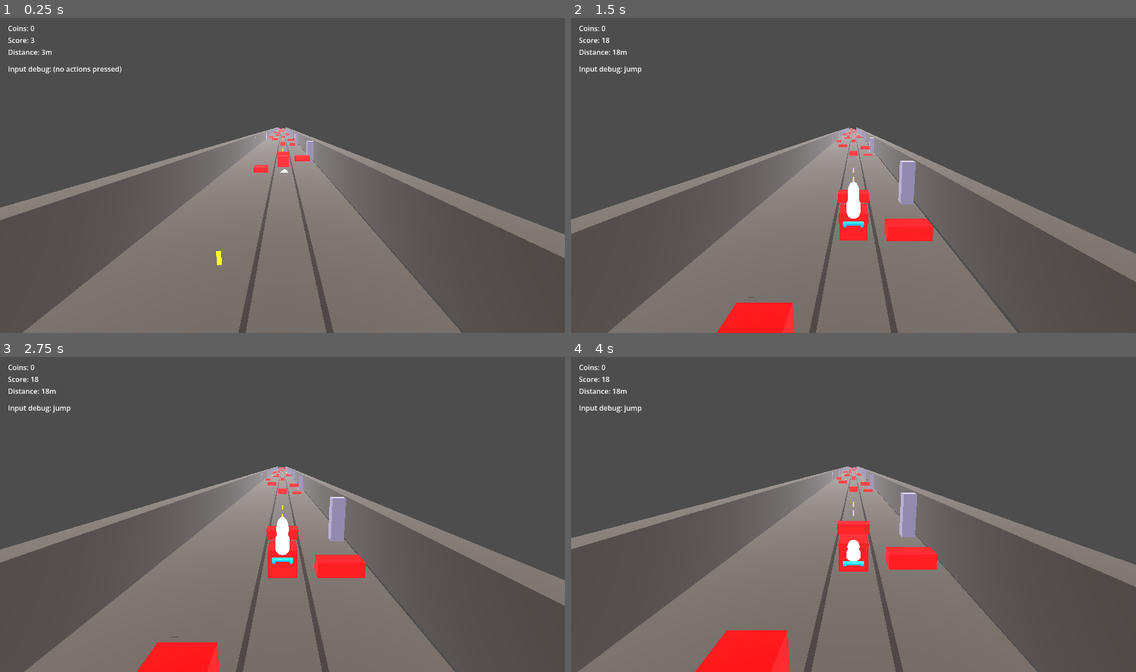
Above: before the commit, frames 1-4 (two rows, left to right).
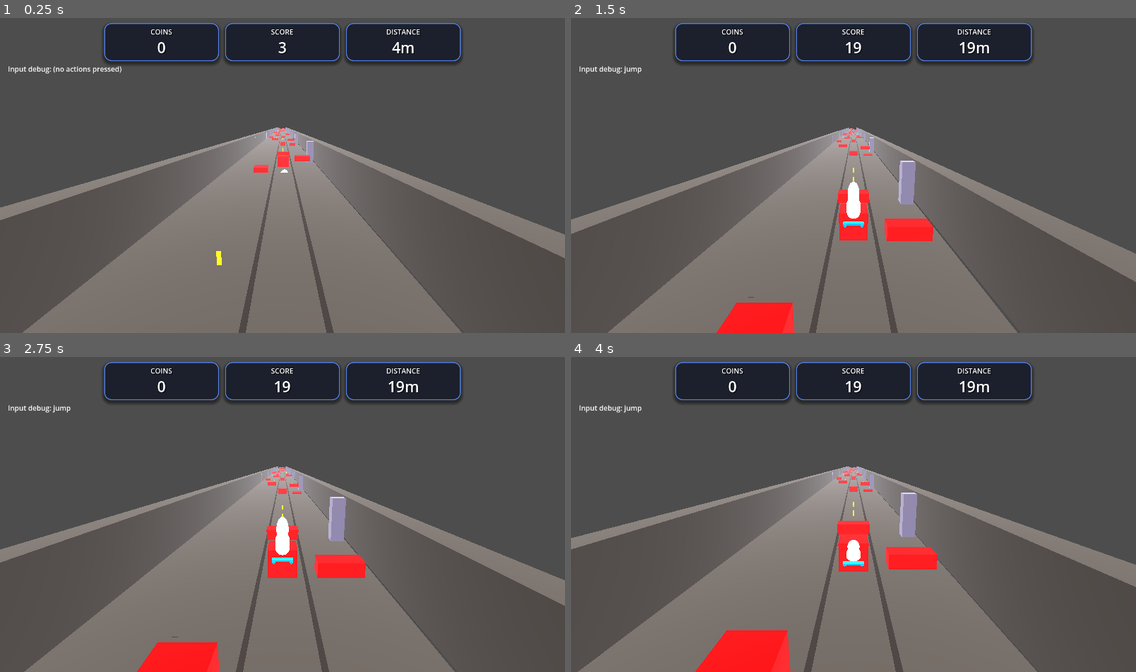
Above: after the commit, the same moments.

Repository: AlexXaya/SkateKnight
Game: Godot game, scene res://scenes/main.tscn
The game is run twice, just before and just after one commit, with the same random seed, the same clock (stepped at 60 frames per second) and the same inputs.
Inputs:
- Up to frame 1 (0.25 s): no input
- Up to frame 2 (1.5 s): hold Up from 0.53 s (still down); tap Shift (boost) at 0.6 s; tap W (jump) at 0.77 s; tap S (slide) at 1.35 s
- Up to frame 3 (2.75 s): keep holding Up; tap W (jump) at 1.52 s; tap Space at 2.1 s
- Up to frame 4 (4 s): keep holding Up; tap Enter at 2.75 s; tap Shift (boost) at 2.85 s; tap W (jump) at 3.02, 3.77 s; tap Space at 3.5 s; tap S (slide) at 3.6 s

The runs differ from the first frame. In frame 1, 8.2% of the frame differs, in the area x 1-82%, y 1-15%; in frame 2, 8.2%; in frame 3, 8.2%; in frame 4, 8.2%.

Commit message:
Improve HUD stats bar.
Adds a centered, resolution-independent stats bar with boxed coin/score/distance and smooth count-up; crashing into obstacles no longer ends the run.

Made-with: Cursor

Diff:
--- a/scenes/main.tscn
+++ b/scenes/main.tscn
@@ -27,6 +27,25 @@
 [sub_resource type="BoxMesh" id="BoxMesh_cub"]
 size = Vector3(1.25, 1.25, 1.25)
 
+[sub_resource type="StyleBoxFlat" id="StyleBoxFlat_stats"]
+bg_color = Color(0.1, 0.12, 0.18, 0.85)
+border_color = Color(0.35, 0.55, 1, 0.9)
+border_width_left = 2
+border_width_top = 2
+border_width_right = 2
+border_width_bottom = 2
+corner_radius_top_left = 16
+corner_radius_top_right = 16
+corner_radius_bottom_left = 16
+corner_radius_bottom_right = 16
+content_margin_left = 0.0
+content_margin_top = 0.0
+content_margin_right = 0.0
+content_margin_bottom = 0.0
+shadow_color = Color(0, 0, 0, 0.45)
+shadow_size = 8
+shadow_offset = Vector2(0, 5)
+
 [node name="Main" type="Node3D"]
 
 [node name="Sun" type="DirectionalLight3D" parent="."]
@@ -98,28 +117,100 @@
 anchors_preset = 15
 offset_left = 0.0
 offset_top = 0.0
-offset_right = 1280.0
-offset_bottom = 720.0
+offset_right = 0.0
+offset_bottom = 0.0
 
 [node name="Margin" type="MarginContainer" parent="HUD/HUD"]
 layout_mode = 1
-anchors_preset = 15
+anchors_preset = 10
 offset_left = 18.0
 offset_top = 18.0
-offset_right = 1262.0
-offset_bottom = 702.0
+offset_right = -18.0
+offset_bottom = 0.0
 
 [node name="VBox" type="VBoxContainer" parent="HUD/HUD/Margin"]
 layout_mode = 2
-
-[node name="Coins" type="Label" parent="HUD/HUD/Margin/VBox"]
-text = "Coins: 0"
-
-[node name="Score" type="Label" parent="HUD/HUD/Margin/VBox"]
-text = "Score: 0"
-
-[node name="Distance" type="Label" parent="HUD/HUD/Margin/VBox"]
-text = "Distance: 0m"
+size_flags_horizontal = 3
+
+[node name="TopStatsCenter" type="CenterContainer" parent="HUD/HUD/Margin/VBox"]
+layout_mode = 2
+size_flags_horizontal = 3
+
+[node name="TopStats" type="HBoxContainer" parent="HUD/HUD/Margin/VBox/TopStatsCenter"]
+theme_override_constants/separation = 14
+
+[node name="CoinsBox" type="PanelContainer" parent="HUD/HUD/Margin/VBox/TopStatsCenter/TopStats"]
+custom_minimum_size = Vector2(260, 0)
+theme_override_styles/panel = SubResource("StyleBoxFlat_stats")
+
+[node name="Pad" type="MarginContainer" parent="HUD/HUD/Margin/VBox/TopStatsCenter/TopStats/CoinsBox"]
+theme_override_constants/margin_left = 14
+theme_override_constants/margin_top = 6
+theme_override_constants/margin_right = 14
+theme_override_constants/margin_bottom = 6
+
+[node name="VBox" type="VBoxContainer" parent="HUD/HUD/Margin/VBox/TopStatsCenter/TopStats/CoinsBox/Pad"]
+theme_override_constants/separation = 0
+
+[node name="Title" type="Label" parent="HUD/HUD/Margin/VBox/TopStatsCenter/TopStats/CoinsBox/Pad/VBox"]
+text = "COINS"
+horizontal_alignment = 1
+theme_override_font_sizes/font_size = 16
+
+[node name="Value" type="Label" parent="HUD/HUD/Margin/VBox/TopStatsCenter/TopStats/CoinsBox/Pad/VBox"]
+text = "0"
+horizontal_alignment = 1
+theme_override_font_sizes/font_size = 34
+
+[node name="ScoreBox" type="PanelContainer" parent="HUD/HUD/Margin/VBox/TopStatsCenter/TopStats"]
+custom_minimum_size = Vector2(260, 0)
+theme_override_styles/panel = SubResource("StyleBoxFlat_stats")
+
+[node name="Pad" type="MarginContainer" parent="HUD/HUD/Margin/VBox/TopStatsCenter/TopStats/ScoreBox"]
+theme_override_constants/margin_left = 14
+theme_override_constants/margin_top = 6
+theme_override_constants/margin_right = 14
+theme_override_constants/margin_bottom = 6
+
+[node name="VBox" type="VBoxContainer" parent="HUD/HUD/Margin/VBox/TopStatsCenter/TopStats/ScoreBox/Pad"]
+theme_override_constants/separation = 0
+
+[node name="Title" type="Label" parent="HUD/HUD/Margin/VBox/TopStatsCenter/TopStats/ScoreBox/Pad/VBox"]
+text = "SCORE"
+horizontal_alignment = 1
+theme_override_font_sizes/font_size = 16
+
+[node name="Value" type="Label" parent="HUD/HUD/Margin/VBox/TopStatsCenter/TopStats/ScoreBox/Pad/VBox"]
+text = "0"
+horizontal_alignment = 1
+theme_override_font_sizes/font_size = 34
+
+[node name="DistanceBox" type="PanelContainer" parent="HUD/HUD/Margin/VBox/TopStatsCenter/TopStats"]
+custom_minimum_size = Vector2(260, 0)
+theme_override_styles/panel = SubResource("StyleBoxFlat_stats")
+
+[node name="Pad" type="MarginContainer" parent="HUD/HUD/Margin/VBox/TopStatsCenter/TopStats/DistanceBox"]
+theme_override_constants/margin_left = 14
+theme_override_constants/margin_top = 6
+theme_override_constants/margin_right = 14
+theme_override_constants/margin_bottom = 6
+
+[node name="VBox" type="VBoxContainer" parent="HUD/HUD/Margin/VBox/TopStatsCenter/TopStats/DistanceBox/Pad"]
+theme_override_constants/separation = 0
+
+[node name="Title" type="Label" parent="HUD/HUD/Margin/VBox/TopStatsCenter/TopStats/DistanceBox/Pad/VBox"]
+text = "DISTANCE"
+horizontal_alignment = 1
+theme_override_font_sizes/font_size = 16
+
+[node name="Value" type="Label" parent="HUD/HUD/Margin/VBox/TopStatsCenter/TopStats/DistanceBox/Pad/VBox"]
+text = "0m"
+horizontal_alignment = 1
+theme_override_font_sizes/font_size = 34
+
+[node name="Spacer" type="Control" parent="HUD/HUD/Margin/VBox"]
+layout_mode = 2
+size_flags_vertical = 3
 
 [node name="GameOver" type="Control" parent="HUD"]
 layout_mode = 3
--- a/scripts/hud.gd
+++ b/scripts/hud.gd
@@ -2,15 +2,33 @@
 
 @export var run_manager_path: NodePath
 
-@onready var _coins_label: Label = $HUD/Margin/VBox/Coins
-@onready var _score_label: Label = $HUD/Margin/VBox/Score
-@onready var _dist_label: Label = $HUD/Margin/VBox/Distance
+@onready var _hud_root: Control = $HUD
+@onready var _coins_box: PanelContainer = $HUD/Margin/VBox/TopStatsCenter/TopStats/CoinsBox
+@onready var _score_box: PanelContainer = $HUD/Margin/VBox/TopStatsCenter/TopStats/ScoreBox
+@onready var _dist_box: PanelContainer = $HUD/Margin/VBox/TopStatsCenter/TopStats/DistanceBox
+@onready var _coins_value: Label = $HUD/Margin/VBox/TopStatsCenter/TopStats/CoinsBox/Pad/VBox/Value
+@onready var _score_value: Label = $HUD/Margin/VBox/TopStatsCenter/TopStats/ScoreBox/Pad/VBox/Value
+@onready var _dist_value: Label = $HUD/Margin/VBox/TopStatsCenter/TopStats/DistanceBox/Pad/VBox/Value
 @onready var _game_over: Control = $GameOver
 
 var _rm: Node
+var _coins_target: float = 0.0
+var _score_target: float = 0.0
+var _dist_target: float = 0.0
+
+var _coins_display: float = 0.0
+var _score_display: float = 0.0
+var _dist_display: float = 0.0
+
+@export var count_speed: float = 24.0
+@export var snap_epsilon: float = 0.001
 
 func _ready() -> void:
 	process_mode = Node.PROCESS_MODE_ALWAYS
+	var hud_theme := _make_hud_theme()
+	if is_instance_valid(_hud_root):
+		_hud_root.theme = hud_theme
+	_apply_box_style_overrides(hud_theme)
 	_rm = get_node(run_manager_path)
 	_game_over.visible = false
 	if _rm != null:
@@ -19,10 +37,76 @@
 		if _rm.has_signal("run_over"):
 			_rm.connect("run_over", _on_run_over)
 
+func _process(delta: float) -> void:
+	var step := maxf(1.0, count_speed) * maxf(0.0, delta)
+	_coins_display = _move_display_toward(_coins_display, _coins_target, step)
+	_score_display = _move_display_toward(_score_display, _score_target, step)
+	_dist_display = _move_display_toward(_dist_display, _dist_target, step)
+
+	_coins_value.text = "%d" % int(round(_coins_display))
+	_score_value.text = "%d" % int(round(_score_display))
+	_dist_value.text = "%dm" % int(round(_dist_display))
+
 func _on_stats_changed(coins: int, score: int, distance: float) -> void:
-	_coins_label.text = "Coins: %d" % coins
-	_score_label.text = "Score: %d" % score
-	_dist_label.text = "Distance: %dm" % int(distance)
+	_coins_target = float(coins)
+	_score_target = float(score)
+	_dist_target = maxf(0.0, distance)
+
+	if _coins_display == 0.0 and _score_display == 0.0 and _dist_display == 0.0:
+		_coins_display = _coins_target
+		_score_display = _score_target
+		_dist_display = _dist_target
 
 func _on_run_over() -> void:
 	_game_over.visible = true
+
+func _make_hud_theme() -> Theme:
+	var t := Theme.new()
+
+	# Base sizes (titles/values can override per-node in scene).
+	t.set_font_size("font_size", "Label", 18)
+	t.set_font_size("font_size", "Button", 18)
+
+	# "Cartoon-ish" readability: thick outline + subtle shadow.
+	t.set_color("font_color", "Label", Color(1, 1, 1))
+	t.set_color("font_outline_color", "Label", Color(0.05, 0.06, 0.09, 1.0))
+	t.set_constant("outline_size", "Label", 4)
+	t.set_color("font_shadow_color", "Label", Color(0, 0, 0, 0.55))
+	t.set_constant("shadow_offset_x", "Label", 2)
+	t.set_constant("shadow_offset_y", "Label", 2)
+
+	# Stat boxes.
+	var panel := StyleBoxFlat.new()
+	panel.bg_color = Color(0.1, 0.12, 0.18, 0.85)
+	panel.border_color = Color(0.35, 0.55, 1.0, 0.9)
+	panel.border_width_left = 2
+	panel.border_width_top = 2
+	panel.border_width_right = 2
+	panel.border_width_bottom = 2
+	panel.corner_radius_top_left = 16
+	panel.corner_radius_top_right = 16
+	panel.corner_radius_bottom_left = 16
+	panel.corner_radius_bottom_right = 16
+	panel.shadow_color = Color(0, 0, 0, 0.45)
+	panel.shadow_size = 8
+	panel.shadow_offset = Vector2(0, 5)
+	t.set_stylebox("panel", "PanelContainer", panel)
+
+	return t
+
+func _apply_box_style_overrides(t: Theme) -> void:
+	var sb := t.get_stylebox("panel", "PanelContainer")
+	if sb == null:
+		return
+	if is_instance_valid(_coins_box):
+		_coins_box.add_theme_stylebox_override("panel", sb)
+	if is_instance_valid(_score_box):
+		_score_box.add_theme_stylebox_override("panel", sb)
+	if is_instance_valid(_dist_box):
+		_dist_box.add_theme_stylebox_override("panel", sb)
+
+func _move_display_toward(current: float, target: float, step: float) -> float:
+	var next := move_toward(current, target, step)
+	if absf(target - next) <= snap_epsilon:
+		return target
+	return next
--- a/scripts/run_manager.gd
+++ b/scripts/run_manager.gd
@@ -34,7 +34,6 @@
 	coins += amount
 
 func _on_crashed() -> void:
-	if not _is_running:
-		return
-	_is_running = false
-	run_over.emit()
+	# For now, crashing into obstacles should NOT end the run.
+	# We'll wire up "run ending" behavior later.
+	pass
